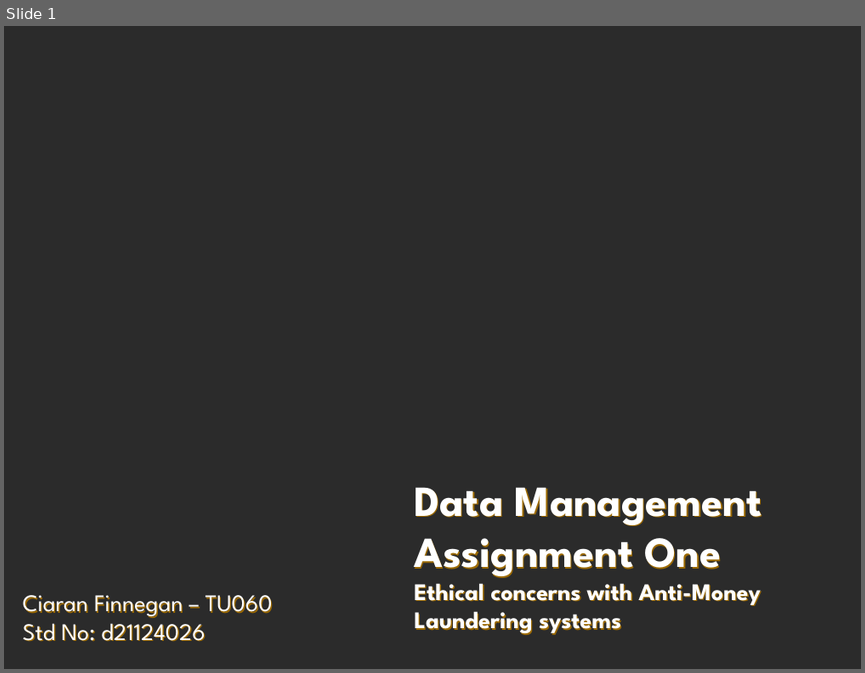
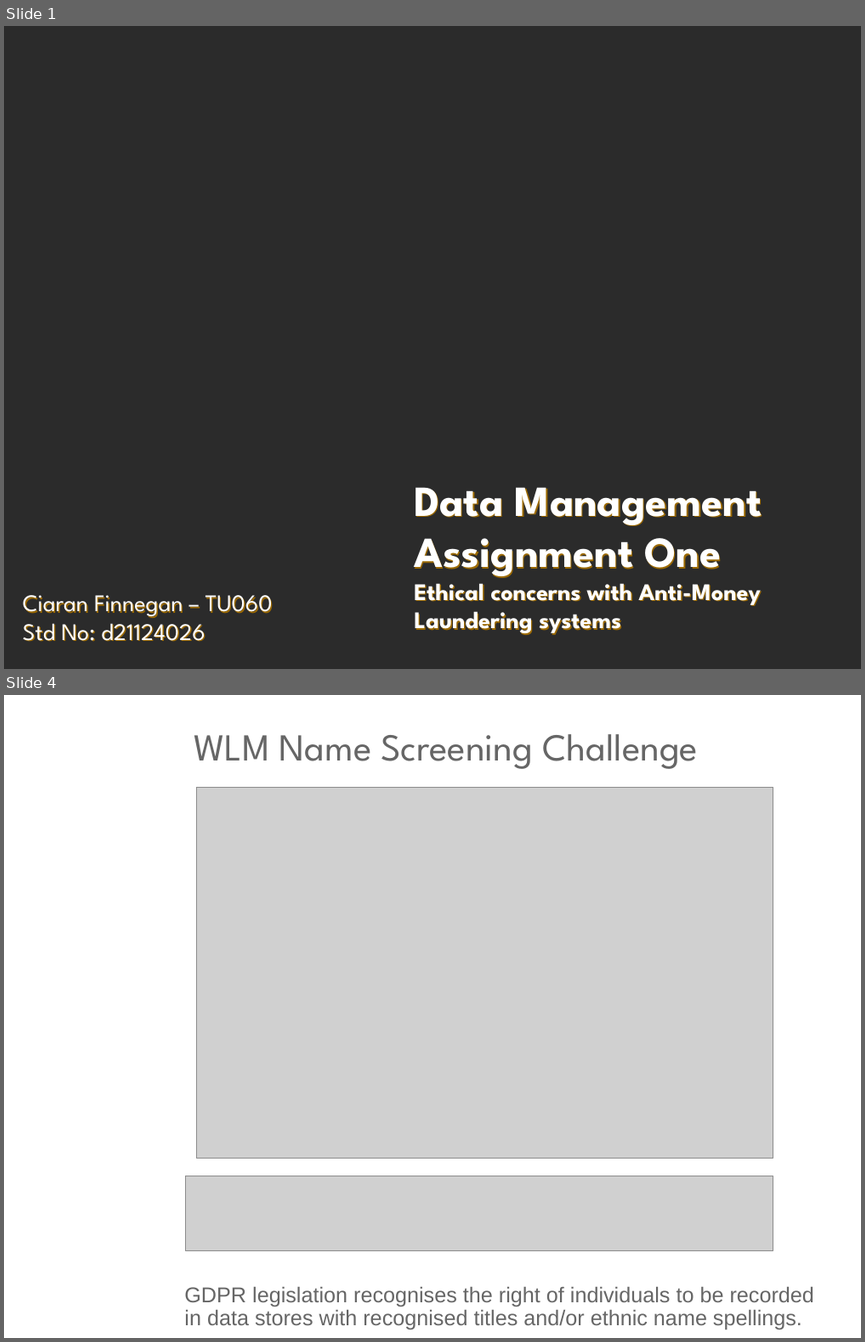
Before and after one commit to JackDaedalus/DataMgmtCA1, a slide deck: PPT_CA1/Data Management - CA1 - AML Ethics - Student Ciaran Finnegan d21124026 v1-1 200222.pptx. Shown one above the other, each under a label of ours: slide 1 before the commit, slides 1 and 4 after it; the slides between them are not shown. The pictures are 865x673 and 865x1342 pixels, drawn with LibreOffice and Linux fonts; fonts in the diff are those of the drawing; grey boxes stand for pictures; background and template pictures are left out; a plain dark background stands for a picture behind light text. Boxes give left, top, right and bottom in pixels: in the first picture for what was removed or moved away, otherwise in the second. Text is boxed around its words. In the diff, an @@ line names an element or a change of style, - is before the commit and + after.

```diff
--- a/PPT_CA1/Data Management - CA1 - AML Ethics - Student Ciaran Finnegan d21124026 v1-1 200222.pptx
+++ b/PPT_CA1/Data Management - CA1 - AML Ethics - Student Ciaran Finnegan d21124026 v1-1 200222.pptx
@@ slide 4 added at [4,695,861,1338], background picture (left out) @@
@@ title added at [194,734,698,769], 32 pt, text #666666 @@
+WLM Name Screening Challenge
@@ picture added at [196,787,772,1157] @@
@@ picture added at [186,1175,772,1249] @@
@@ text added at [184,1287,814,1329], 18 pt, text #666666 @@
+GDPR legislation recognises the right of individuals to be recorded in data stores with recognised titles and/or ethnic name spellings.
```
Also in this commit, not shown: 1 slide changed, 9 other slides added, 6 slides removed, 20 other files.
